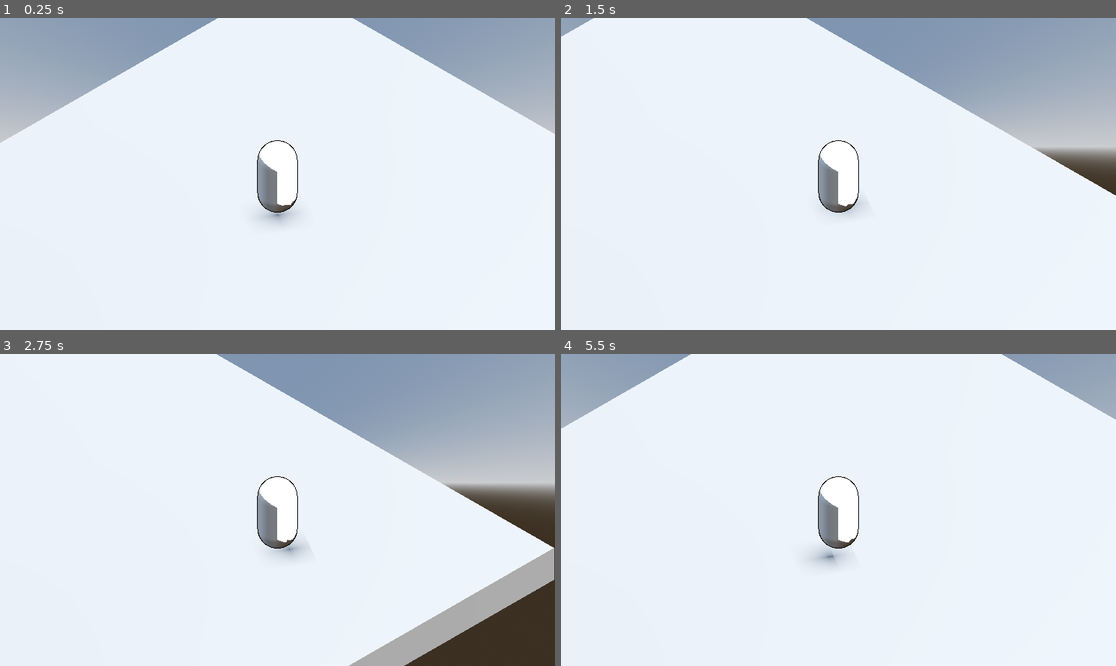
Above: before the commit, frames 1-4 (two rows, left to right).
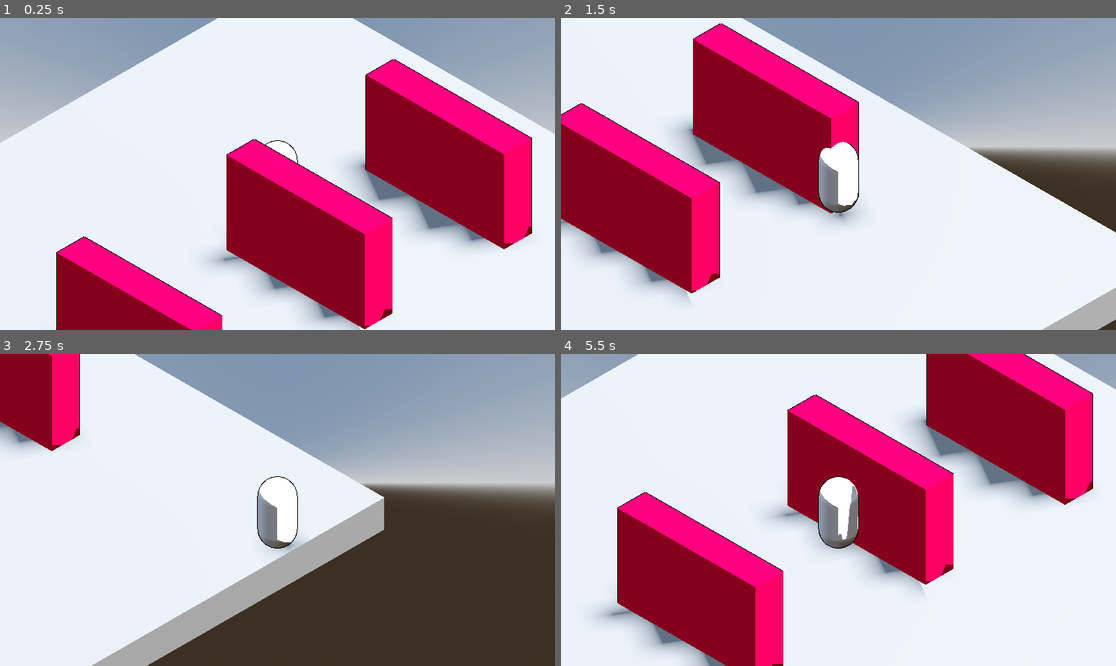
Above: after the commit, the same moments.

Repository: yashGhela/textmeback
Game: Godot game, scene res://levels/devlab.tscn
The game is run twice, just before and just after one commit, with the same random seed, the same clock (stepped at 60 frames per second) and the same inputs. The project has no main scene, so this scene is started directly.
Inputs:
- Up to frame 1 (0.25 s): no input
- Up to frame 2 (1.5 s): tap Enter (ui_accept) at 0.5, 0.77 s; hold D (right) 0.53-1.28 s; hold S (back) from 1.28 s (still down)
- Up to frame 3 (2.75 s): tap Enter (ui_accept) at 1.52 s; release S (back) at 2.03 s; hold D (right) from 2.03 s (still down)
- Up to frame 4 (5.5 s): release D (right) at 2.78 s; hold W (forward) 2.78-3.53 s; tap Enter (ui_accept) at 3.02, 3.77, 4.52 s; hold A (left) 3.53-5.03 s; hold S (back) from 5.03 s (still down)

The runs differ from the first frame. In frame 1, 33% of the frame differs, in the area x 10-96%, y 13-100%; in frame 2, 33%; in frame 3, 37%; in frame 4, 40%, in the area x 0-100%, y 0-100%.

Commit message:
adding first barriers

Diff:
--- a/levels/devlab.tscn
+++ b/levels/devlab.tscn
@@ -1,6 +1,10 @@
 [gd_scene format=3 uid="uid://p7jh47ljc7oj"]
 
 [ext_resource type="PackedScene" uid="uid://cqmr6h5f2qftu" path="res://game-elements/player.tscn" id="1_hnn2g"]
+[ext_resource type="Shader" uid="uid://505mpqnvv57c" path="res://game-elements/shaders/outline.gdshader" id="2_eqxup"]
+[ext_resource type="Shader" uid="uid://cjo3oo6xq6ppo" path="res://game-elements/shaders/celshader.gdshader" id="2_w7w6m"]
+[ext_resource type="Texture2D" uid="uid://cxkahe6u325xi" path="res://game-elements/shaders/colorgradient.tres" id="3_eqxup"]
+[ext_resource type="Texture2D" uid="uid://dmfydmdgl0paw" path="res://game-elements/shaders/fresnelgradient.tres" id="4_xu15f"]
 
 [sub_resource type="ProceduralSkyMaterial" id="ProceduralSkyMaterial_hnn2g"]
 sky_horizon_color = Color(0.66224277, 0.6717428, 0.6867428, 1)
@@ -21,6 +25,26 @@
 [sub_resource type="ConvexPolygonShape3D" id="ConvexPolygonShape3D_stvgd"]
 points = PackedVector3Array(10.158731, 0.61111104, 10.154754, -10.158731, -0.65873015, -10.154754, -10.158731, -0.65873 …(192 unchanged characters)…
 
+[sub_resource type="BoxMesh" id="BoxMesh_om75w"]
+size = Vector3(5, 3, 1)
+
+[sub_resource type="ShaderMaterial" id="ShaderMaterial_xu15f"]
+render_priority = 0
+shader = ExtResource("2_eqxup")
+shader_parameter/outline_color = Color(0, 0, 0, 1)
+shader_parameter/outline_width = 2.0
+
+[sub_resource type="ShaderMaterial" id="ShaderMaterial_akf43"]
+render_priority = 0
+next_pass = SubResource("ShaderMaterial_xu15f")
+shader = ExtResource("2_w7w6m")
+shader_parameter/albedo = Color(0.8980392, 0, 0.23921569, 1)
+shader_parameter/color_gradient = ExtResource("3_eqxup")
+shader_parameter/fresnel_gradient = ExtResource("4_xu15f")
+
+[sub_resource type="ConvexPolygonShape3D" id="ConvexPolygonShape3D_eqxup"]
+points = PackedVector3Array(2.5, 1.5, 0.5, 2.5, 1.5, -0.5, -2.5, 1.5, 0.5, 2.5, -1.5, 0.5, 2.5, -1.5, -0.5, -2.5, 1.5, -0.5, -2.5, -1.5, 0.5, -2.5, -1.5, -0.5)
+
 [node name="devlab" type="Node3D" unique_id=1026591460]
 
 [node name="DirectionalLight3D" type="DirectionalLight3D" parent="." unique_id=2006678492]
@@ -40,3 +64,23 @@
 
 [node name="Player" parent="." unique_id=642970210 instance=ExtResource("1_hnn2g")]
 transform = Transform3D(1, 0, 0, 0, 1, 0, 0, 0, 1, -2.818861, 1.6111116, -2.5348568)
+
+[node name="MeshInstance3D2" type="MeshInstance3D" parent="." unique_id=766652389]
+transform = Transform3D(1, 0, 0, 0, 1, 0, 0, 0, 1, 0, 1.976279, 5.2938557)
+mesh = SubResource("BoxMesh_om75w")
+surface_material_override/0 = SubResource("ShaderMaterial_akf43")
+
+[node name="StaticBody3D" type="StaticBody3D" parent="MeshInstance3D2" unique_id=314526960]
+
+[node name="CollisionShape3D" type="CollisionShape3D" parent="MeshInstance3D2/StaticBody3D" unique_id=1958674332]
+shape = SubResource("ConvexPolygonShape3D_eqxup")
+
+[node name="MeshInstance3D3" type="MeshInstance3D" parent="." unique_id=456488776]
+transform = Transform3D(1, 0, 0, 0, 1, 0, 0, 0, 1, 0, 1.976279, -0.87598705)
+mesh = SubResource("BoxMesh_om75w")
+surface_material_override/0 = SubResource("ShaderMaterial_akf43")
+
+[node name="MeshInstance3D4" type="MeshInstance3D" parent="." unique_id=1520019759]
+transform = Transform3D(1, 0, 0, 0, 1, 0, 0, 0, 1, 0, 1.976279, -5.931931)
+mesh = SubResource("BoxMesh_om75w")
+surface_material_override/0 = SubResource("ShaderMaterial_akf43")
--- a/scripts/player.gd
+++ b/scripts/player.gd
@@ -1,7 +1,7 @@
 extends CharacterBody3D
 
 
-const SPEED = 5.0
+const SPEED = 8.0
 const JUMP_VELOCITY = 4.5
 
 
Not shown: 1 places in game-elements/player.tscn that only renumber resources
